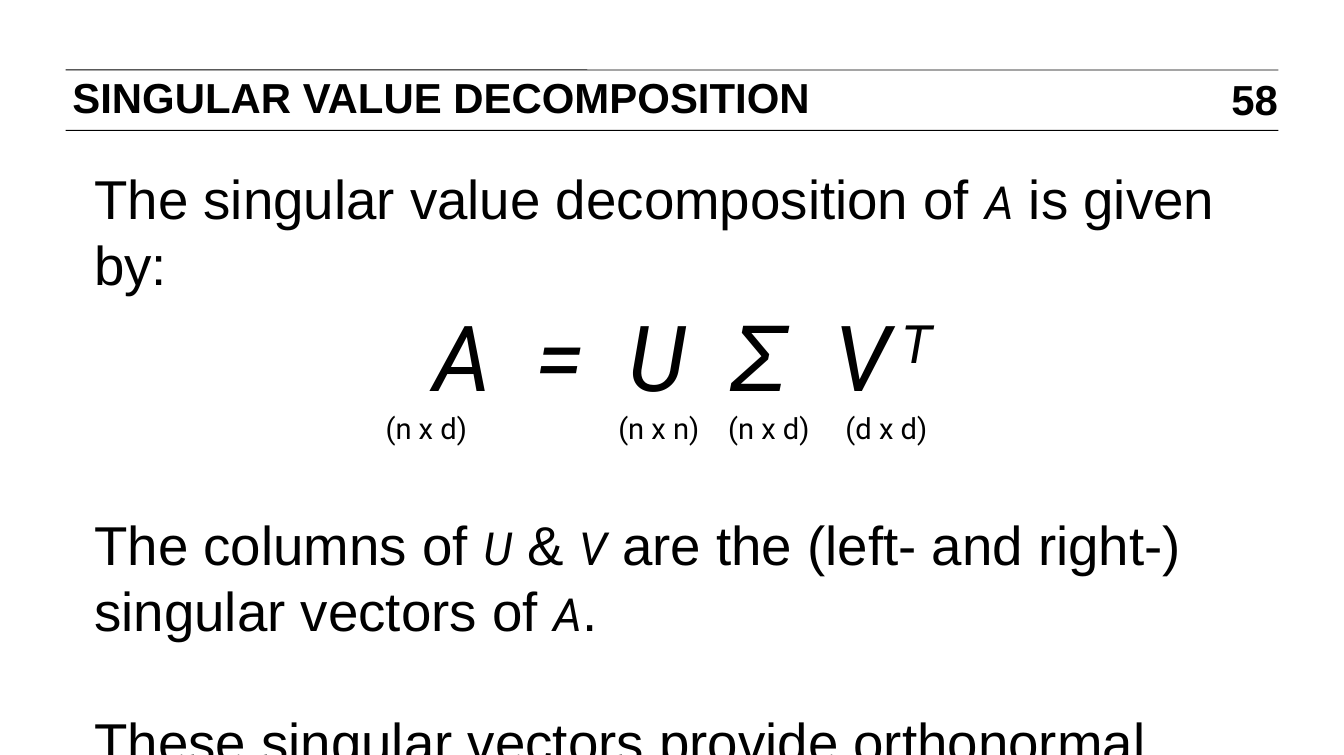
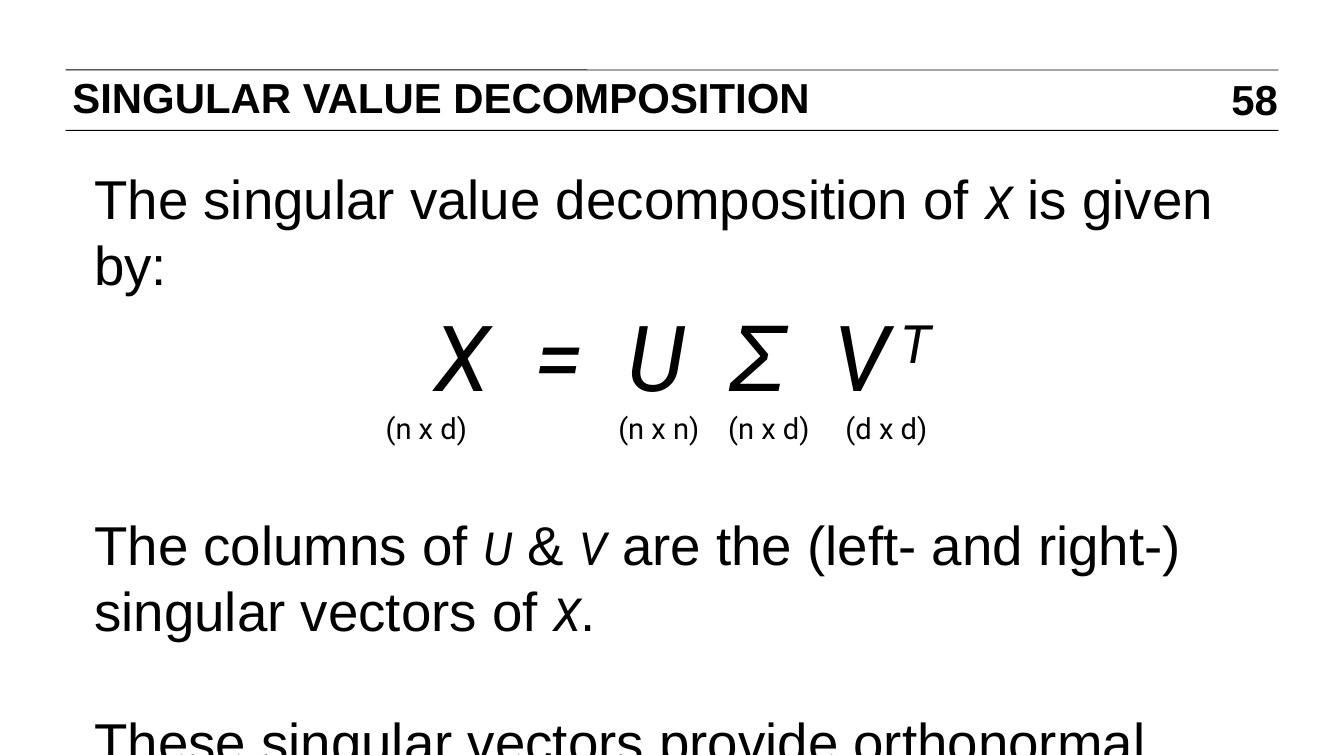
Before and after one commit to ajschumacher/gadsdc, a slide deck: slide 58 of 18-dim_reduc/slides.pptx. Drawn at 1344x755 pixels with LibreOffice and Linux fonts; fonts in the diff are those of the drawing. Boxes give left, top, right and bottom in pixels: in the first picture for what was removed or moved away, otherwise in the second. Text is boxed around its words. In the diff, an @@ line names an element or a change of style, - is before the commit and + after.

```diff
--- a/18-dim_reduc/slides.pptx
+++ b/18-dim_reduc/slides.pptx
@@ text at (x1=94, y1=179, x2=1213, y2=392): text changed @@
-The singular value decomposition of A is given by:
-A = U Σ VT
+The singular value decomposition of X is given by:
+X = U Σ VT
@@ text at (x1=94, y1=525, x2=1181, y2=641): text changed @@
-The columns of U & V are the (left- and right-) singular vectors of A.
+The columns of U & V are the (left- and right-) singular vectors of X.
```
Also in this commit, not shown: 23 other slides changed, 1 other file.
